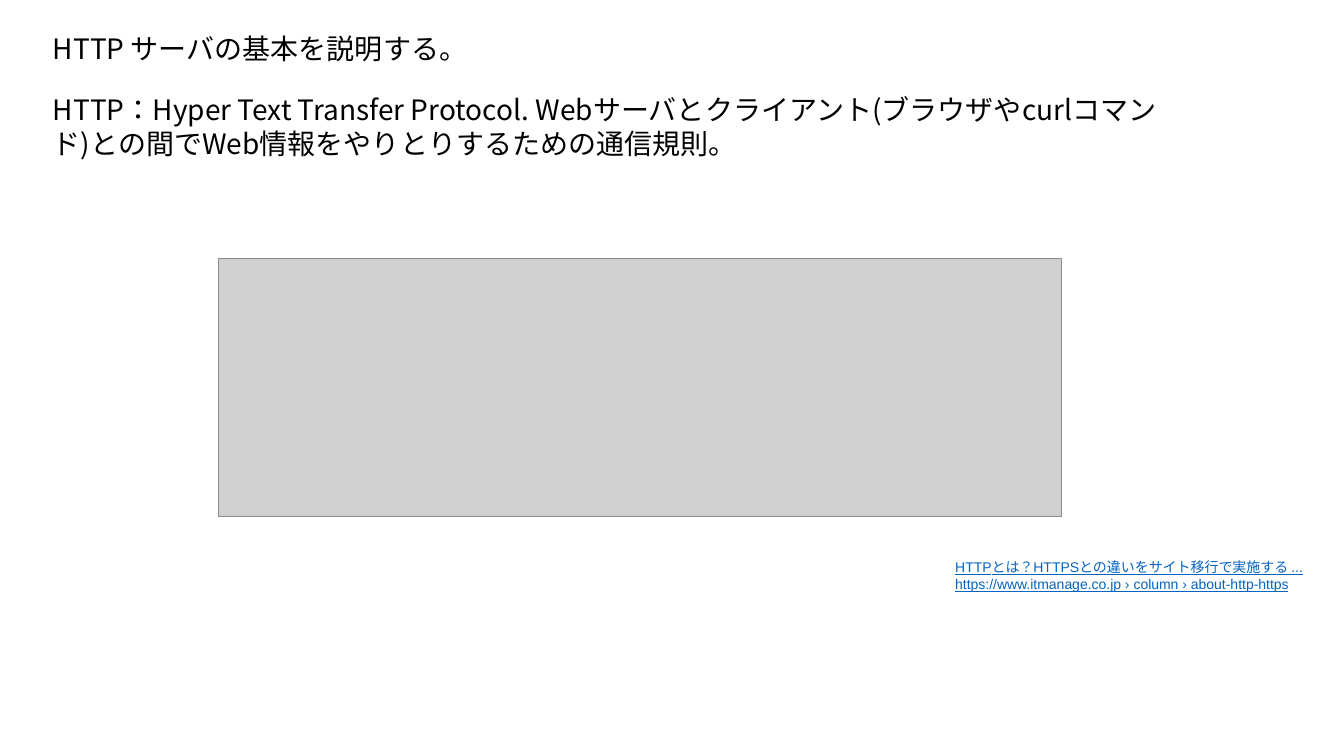
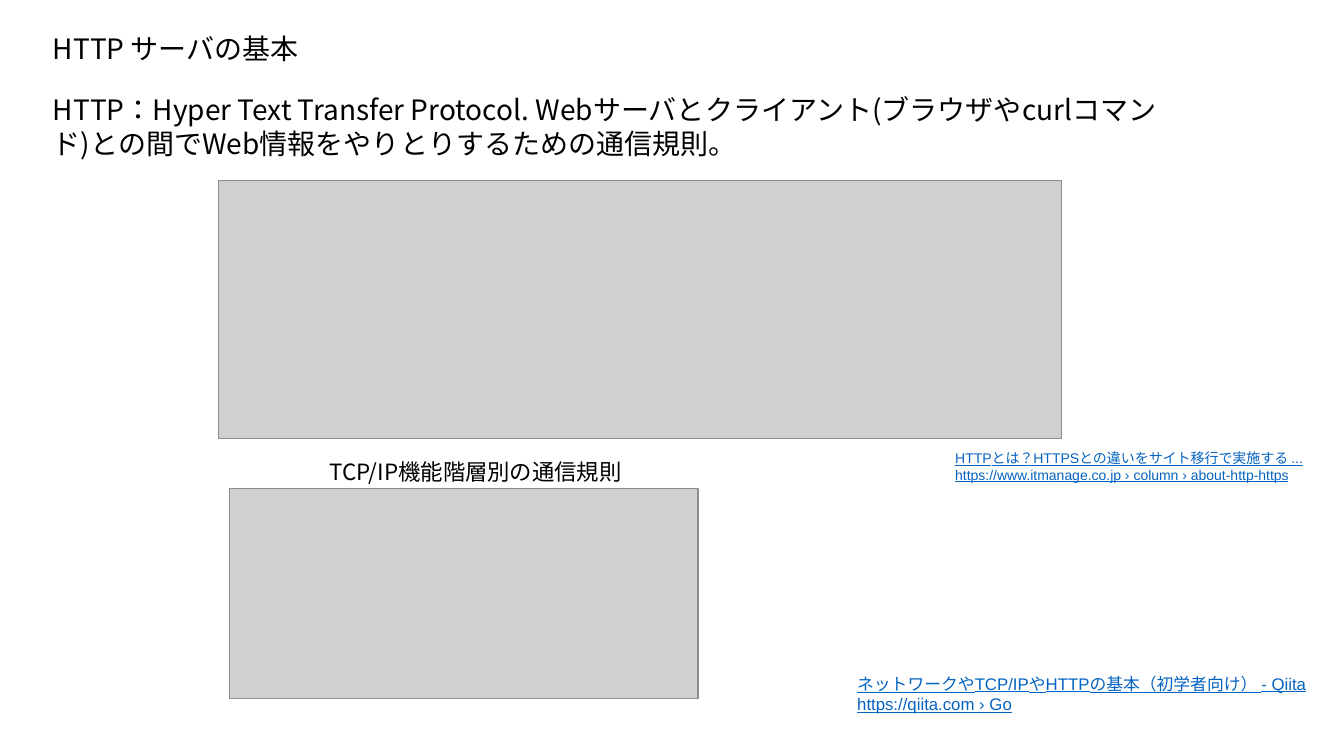
Before and after one commit to sk-uma/webserv, a slide deck: slide 2 of explain.pptx. Drawn at 1344x756 pixels with LibreOffice and Linux fonts; fonts in the diff are those of the drawing; grey boxes stand for pictures. Boxes give left, top, right and bottom in pixels: in the first picture for what was removed or moved away, otherwise in the second. Text is boxed around its words. In the diff, an @@ line names an element or a change of style, - is before the commit and + after.

```diff
--- a/explain.pptx
+++ b/explain.pptx
@@ text at (x1=53, y1=35, x2=299, y2=62): text changed @@
-HTTP サーバの基本を説明する。
+HTTP サーバの基本
@@ picture moved from (x1=219, y1=258, x2=1062, y2=516) to (x1=219, y1=180, x2=1062, y2=439) @@
@@ text "HTTPとは？HTTPSとの違いをサイト移行で実施する ..." moved from (x1=955, y1=561, x2=1289, y2=592) to (x1=955, y1=452, x2=1289, y2=483) @@
@@ text added at (x1=330, y1=461, x2=622, y2=484), 16 pt, text #000000 @@
+TCP/IP機能階層別の通信規則
@@ picture added at (x1=229, y1=489, x2=698, y2=699) @@
@@ text added at (x1=857, y1=676, x2=1306, y2=714), 12 pt, text #0563C1, underline @@
+ネットワークやTCP/IPやHTTPの基本（初学者向け） - Qiita
+https://qiita.com › Go
```
Also in this commit, not shown: 4 other slides changed, 5 slides added, 3 other files.
